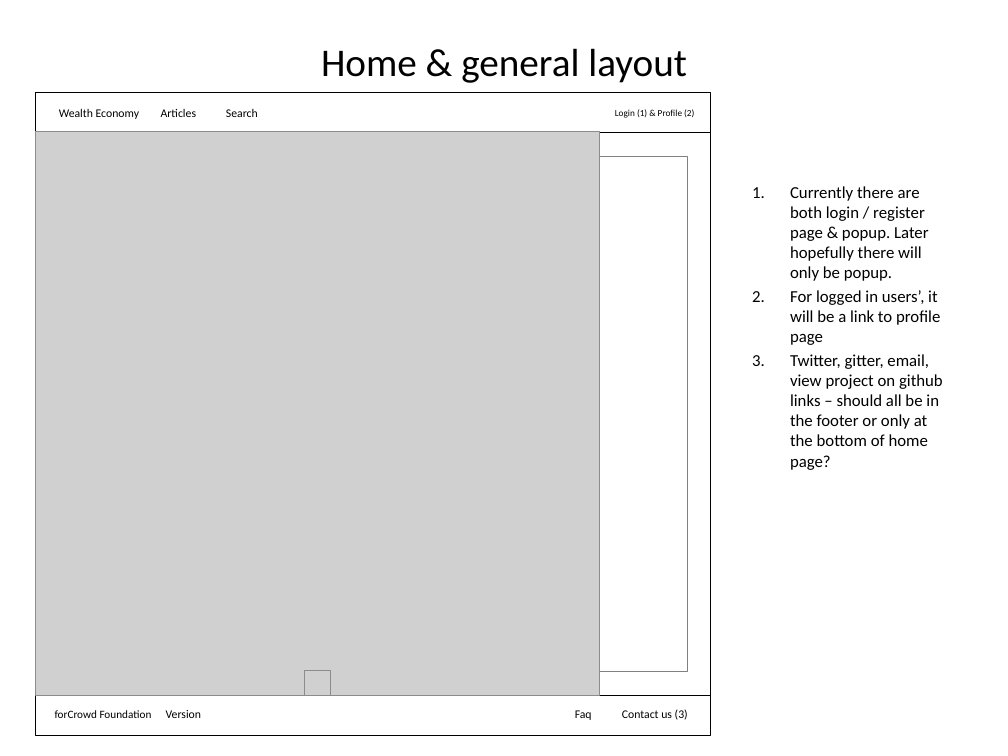
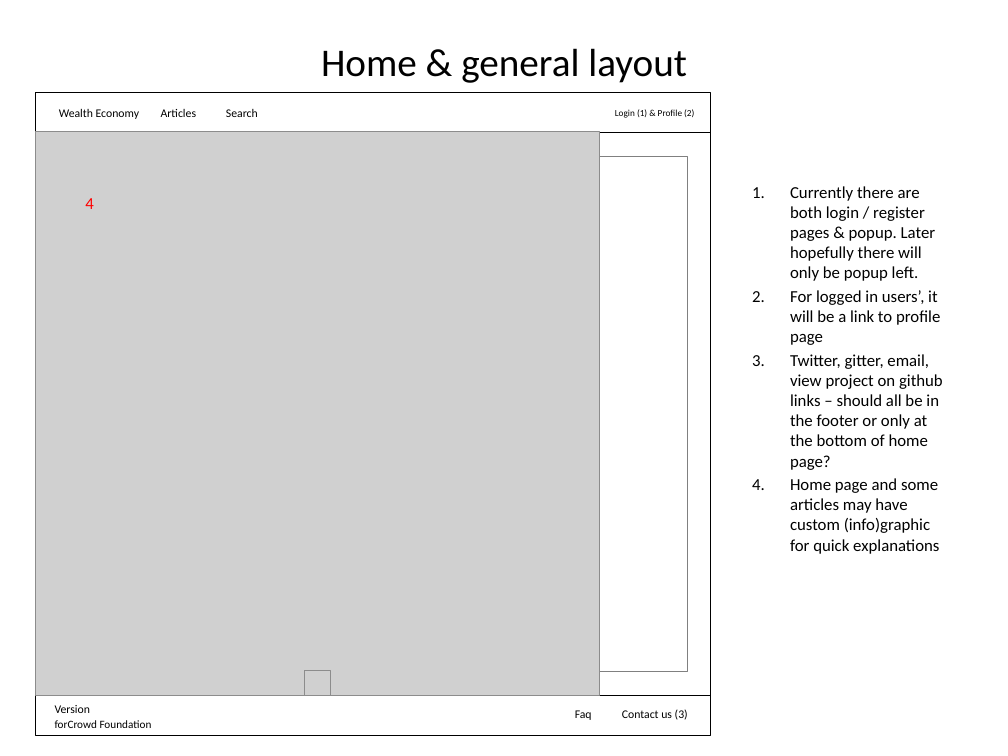
Before and after one commit to forCrowd/WealthFramework, a slide deck: slide 2 of SolutionItems/Documents/Skecthes.pptx. Drawn at 1008x756 pixels with LibreOffice and Linux fonts; fonts in the diff are those of the drawing; grey boxes stand for pictures. Boxes give left, top, right and bottom in pixels: in the first picture for what was removed or moved away, otherwise in the second. Text is boxed around its words. In the diff, an @@ line names an element or a change of style, - is before the commit and + after.

```diff
--- a/SolutionItems/Documents/Skecthes.pptx
+++ b/SolutionItems/Documents/Skecthes.pptx
@@ text added at <box>85,198,93,209</box>, 12 pt, text #FF0000 @@
+4
@@ text at <box>790,186,936,281</box>: text changed @@
-1. Currently there are both login / register page & popup. Later hopefully there will only be popup.
+1. Currently there are both login / register pages & popup. Later hopefully there will only be popup left.
@@ text at <box>790,478,939,554</box>: paragraph added @@
+4. Home page and some articles may have custom (info)graphic for quick explanations
@@ text "Version": place and size @@
-text "Version" at <box>166,710,201,718</box>
+text "Version" at <box>55,705,90,713</box>
@@ text "forCrowd Foundation": place and size @@
-text "forCrowd Foundation" at <box>55,710,152,718</box>
+text "forCrowd Foundation" at <box>55,720,152,728</box>
```
Also in this commit, not shown: 3 other slides changed, 1 slide added, 1 slide removed, 7 other files.
